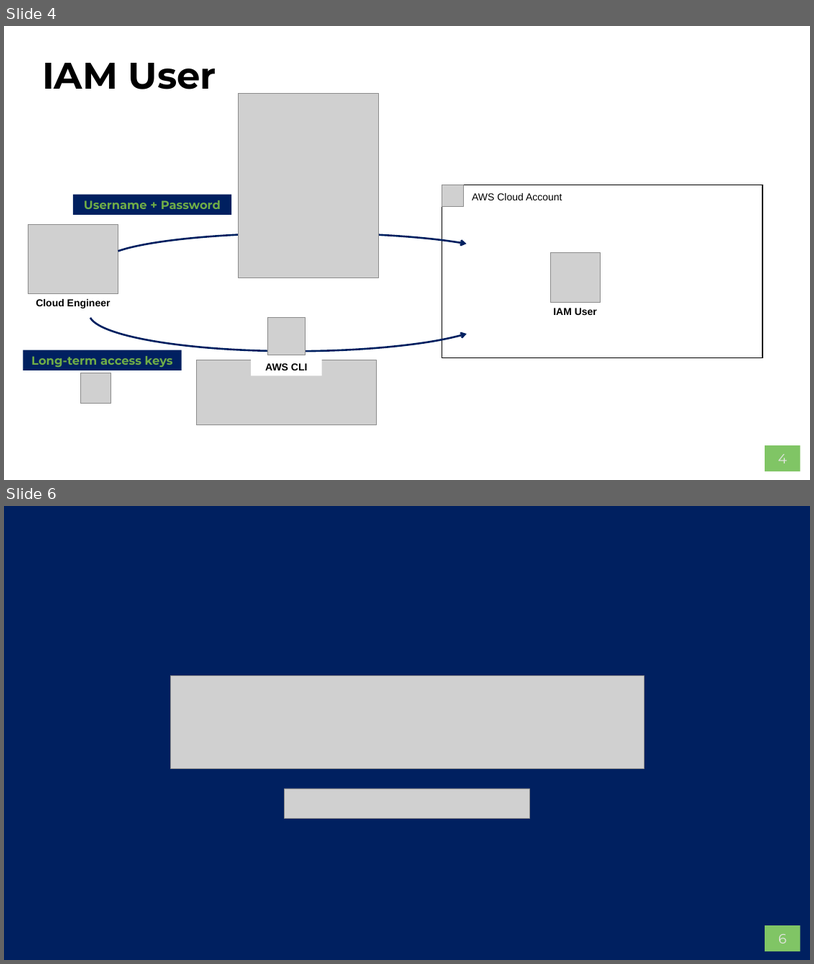
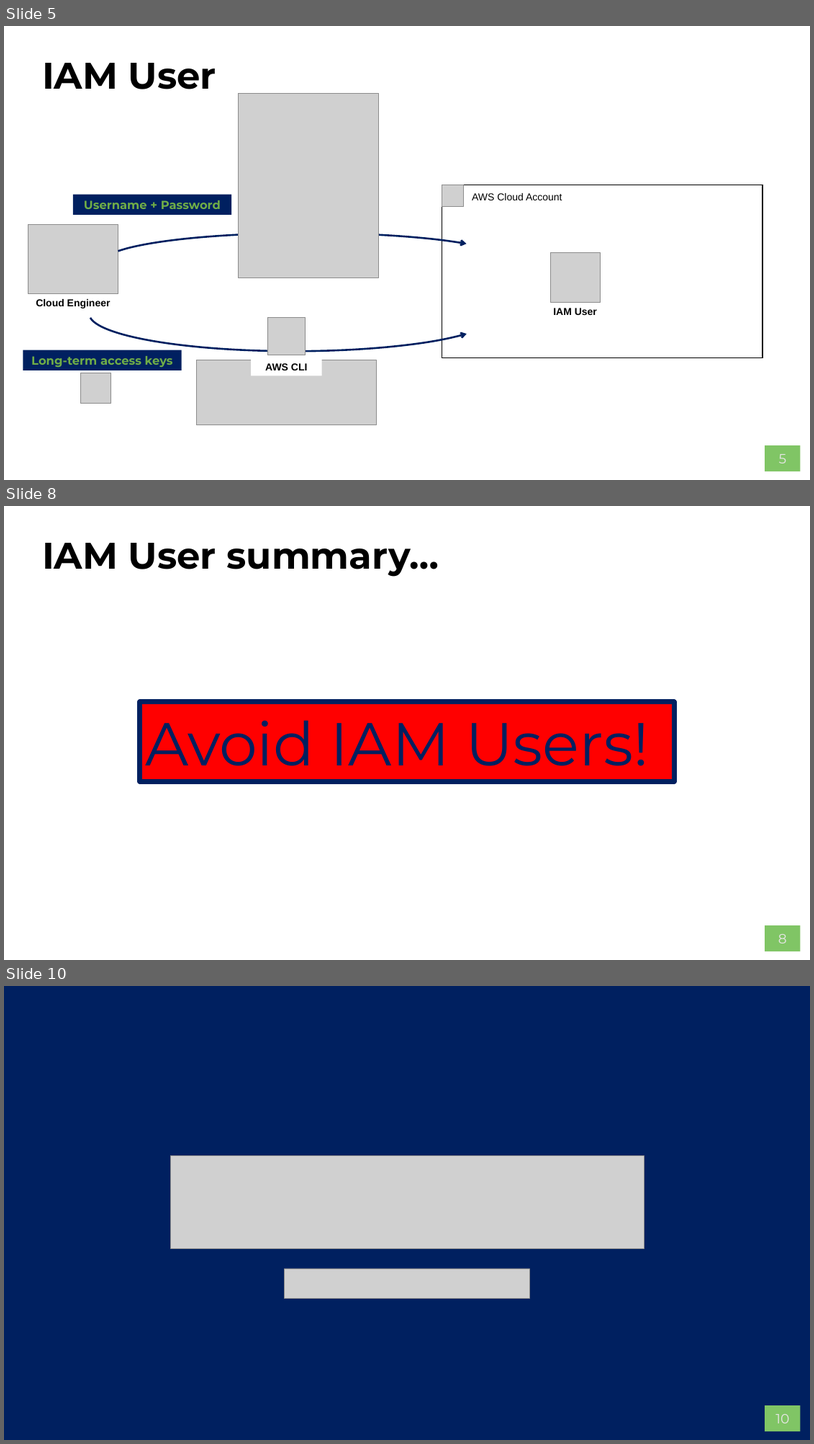
Before and after one commit to AWS-Competence-Group/sessions, a slide deck: 02-identity-and-access-management/02-identity-and-access-management.pptx. Shown one above the other, each under a label of ours: slides 4 and 6 before the commit, slides 5, 8 and 10 after it; the slides between them are not shown. The pictures are 814x964 and 814x1444 pixels, drawn with LibreOffice and Linux fonts; fonts in the diff are those of the drawing; grey boxes stand for pictures; background and template pictures are left out. Boxes give left, top, right and bottom in pixels: in the first picture for what was removed or moved away, otherwise in the second. Text is boxed around its words. In the diff, an @@ line names an element or a change of style, - is before the commit and + after.

Commit message:
Clarify IAM Users should be avoided

```diff
--- a/02-identity-and-access-management/02-identity-and-access-management.pptx
+++ b/02-identity-and-access-management/02-identity-and-access-management.pptx
@@ slide 8 added at box(4, 506, 810, 960), background picture (left out); not listed: 1 template element that a slide beside it also shows @@
@@ title added at box(42, 543, 440, 577), 44 pt, text #000000, bold @@
+IAM User summary…
@@ rectangle added at box(140, 702, 675, 781), fill #FF0000, outline #002060 6 pt, 72 pt, text #002060 @@
+Avoid IAM Users!
@@ what was slide 4 is now slide 5 @@
@@ page number at box(779, 454, 787, 463): text changed @@
-4
+5
@@ what was slide 6 is now slide 10 @@
@@ page number at box(776, 1414, 790, 1423): text changed @@
-6
+10
```
Also in this commit, not shown: 1 slide changed, 3 other slides added.
